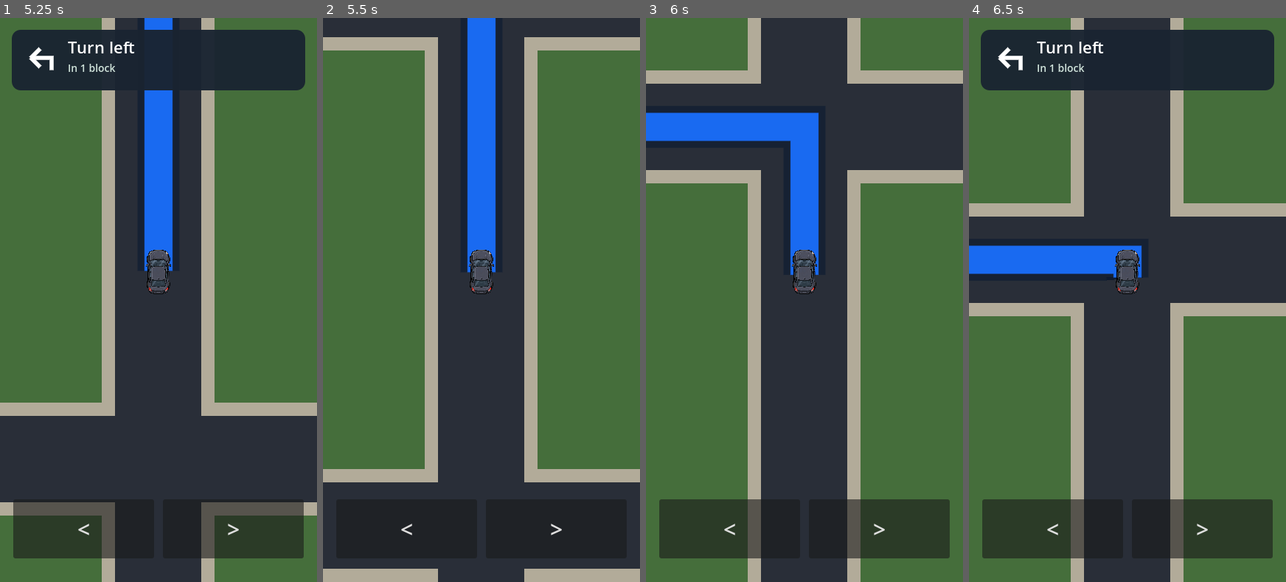
Above: before the commit, frames 1-4 (left to right).
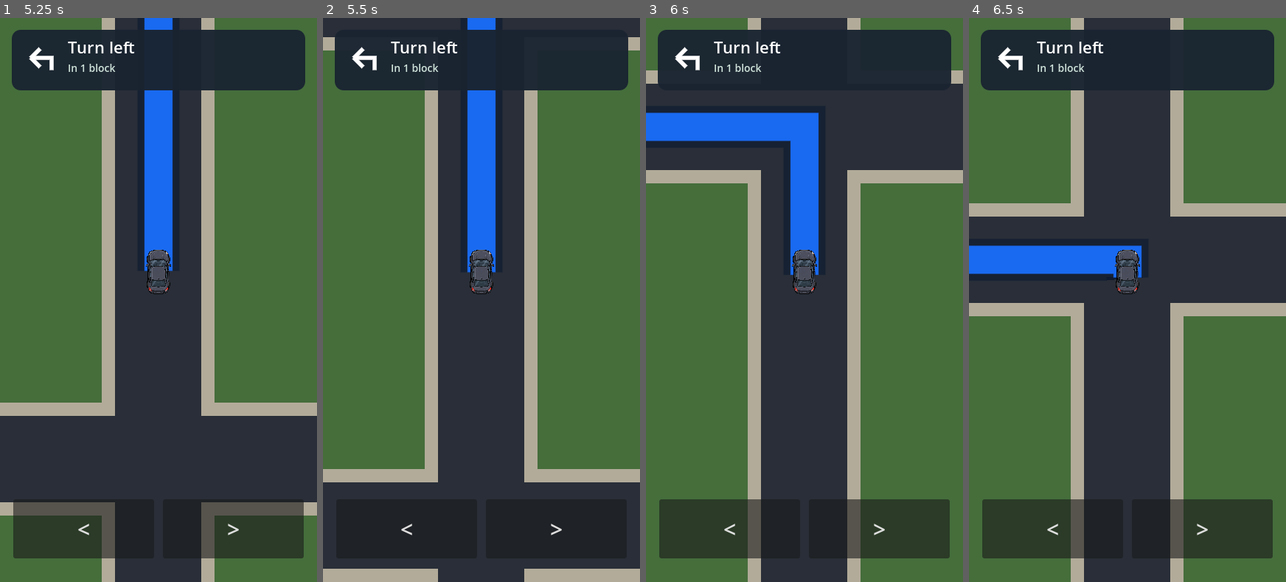
Above: after the commit, the same moments.

Repository: patrickcallahancomedy/comedian
Game: Godot game, scene res://scenes/drive/drive_module.tscn
Same seed, same stepped clock (60 frames per second), same inputs: the game is played once before the commit and once after it.
Inputs (mouse positions are in pixels of both pictures, inside the frame that each line leads up to):
- Up to frame 1 (5.25 s): click "START" at 0.5 s; tap Enter (ui_accept) at 1.25, 1.52, 4.52 s; move the mouse to (142, 412) at 1.27 s; hold W 1.28-2 s; tap Space at 1.35, 2.85, 4.35 s; click (142, 412) at 1.42 s; drag from (253, 384) to (142, 412) at 2.02 s; move the mouse to (63, 215) at 2.77 s; hold Left 2.78-3.5 s; drag from (174, 300) to (63, 215) at 3.52 s; move the mouse to (110, 159) at 4.27 s; hold Left 4.28-5 s; drag from (228, 271) to (110, 159) at 5.02 s
- Up to frame 2 (5.5 s): no input
- Up to frame 3 (6 s): move the mouse to (741, 328) at 5.77 s; hold W from 5.78 s (still down); tap Space at 5.85 s; click (741, 328) at 5.92 s
- Up to frame 4 (6.5 s): keep holding W

Frame 1 is identical in both runs. In frame 2, 7.2% of the frame differs, in the area x 3-97%, y 2-13%; in frame 3, 6.3%; in frame 4, nothing differs.

Commit message:
Make GPS updates maneuver-based

Diff:
--- a/godot/scripts/drive/drive_navigation.gd
+++ b/godot/scripts/drive/drive_navigation.gd
@@ -23,11 +23,12 @@
 
 const MISSED_EXIT_NOTICE_SECONDS := 1.6
 const BANNER_VISIBLE_SECONDS := 2.5
-const BANNER_REPEAT_DELAY_SECONDS := 1.0
+const BANNER_REPEAT_DELAY_SECONDS := 0.2
 
 var last_missed_turns := 0
 var missed_exit_notice_remaining := 0.0
 var last_instruction_key := ""
+var last_close_reminder_key := ""
 var banner_visible_remaining := 0.0
 var banner_repeat_delay_remaining := 0.0
 
@@ -66,28 +67,52 @@
 func _update_instruction_banner(delta: float) -> void:
 	if drive == null or not drive.started or drive.drive_complete:
 		last_instruction_key = ""
+		last_close_reminder_key = ""
 		banner_visible_remaining = 0.0
 		banner_repeat_delay_remaining = 0.0
 		return
 
 	var instruction := _current_instruction()
-	var instruction_key := ""
-	if not instruction.is_empty():
-		instruction_key = "%s|%s|%s" % [
+	if instruction.is_empty():
+		last_instruction_key = ""
+		last_close_reminder_key = ""
+		banner_visible_remaining = 0.0
+		banner_repeat_delay_remaining = 0.0
+		return
+
+	var instruction_key := String(instruction.get("maneuver_key", ""))
+	if instruction_key.is_empty():
+		instruction_key = "%s|%s" % [
 			String(instruction.get("turn", "")),
 			String(instruction.get("title", "")),
-			String(instruction.get("subtitle", "")),
 		]
 
+	var blocks := int(instruction.get("blocks", -1))
+	var is_close_turn := blocks == 1
+
+	# A new maneuver is a real GPS update. Distance-only changes such as
+	# "3 blocks" -> "2 blocks" do not restart the banner.
 	if instruction_key != last_instruction_key:
 		last_instruction_key = instruction_key
+		last_close_reminder_key = ""
 		banner_visible_remaining = BANNER_VISIBLE_SECONDS
 		banner_repeat_delay_remaining = 0.0
-	elif banner_visible_remaining > 0.0:
+		return
+
+	# Give one fresh reminder when an existing maneuver reaches one block away.
+	if is_close_turn and last_close_reminder_key != instruction_key:
+		last_close_reminder_key = instruction_key
+		banner_visible_remaining = BANNER_VISIBLE_SECONDS
+		banner_repeat_delay_remaining = 0.0
+		return
+
+	if banner_visible_remaining > 0.0:
 		banner_visible_remaining = maxf(0.0, banner_visible_remaining - delta)
-		if banner_visible_remaining <= 0.0:
+		if banner_visible_remaining <= 0.0 and is_close_turn:
 			banner_repeat_delay_remaining = BANNER_REPEAT_DELAY_SECONDS
-	elif not instruction_key.is_empty():
+	elif is_close_turn:
+		# If Darren is still at/near the required turn, keep nudging him with
+		# a very short blink between reminders until the maneuver changes.
 		banner_repeat_delay_remaining = maxf(
 			0.0,
 			banner_repeat_delay_remaining - delta
@@ -391,11 +416,13 @@
 						"turn": "right",
 						"title": "Turn right",
 						"subtitle": "Into parking lot",
+						"maneuver_key": "city|parking_entry",
 					}
 				return {
 					"turn": "straight",
 					"title": "Continue straight",
 					"subtitle": "Follow the blue route",
+					"maneuver_key": "neighborhood|continue",
 				}
 			var turn := String(hint.get("turn", "straight"))
 			var turn_cell: Vector2i = hint.get("cell", Vector2i.ZERO)
@@ -422,6 +449,13 @@
 				"subtitle": "In %d block%s" % [
 					blocks,
 					"" if blocks == 1 else "s",
+				],
+				"blocks": blocks,
+				"maneuver_key": "%s|%s|%d,%d" % [
+					drive.road_kind,
+					turn,
+					turn_cell.x,
+					turn_cell.y,
 				],
 			}
 		"connector_one":
